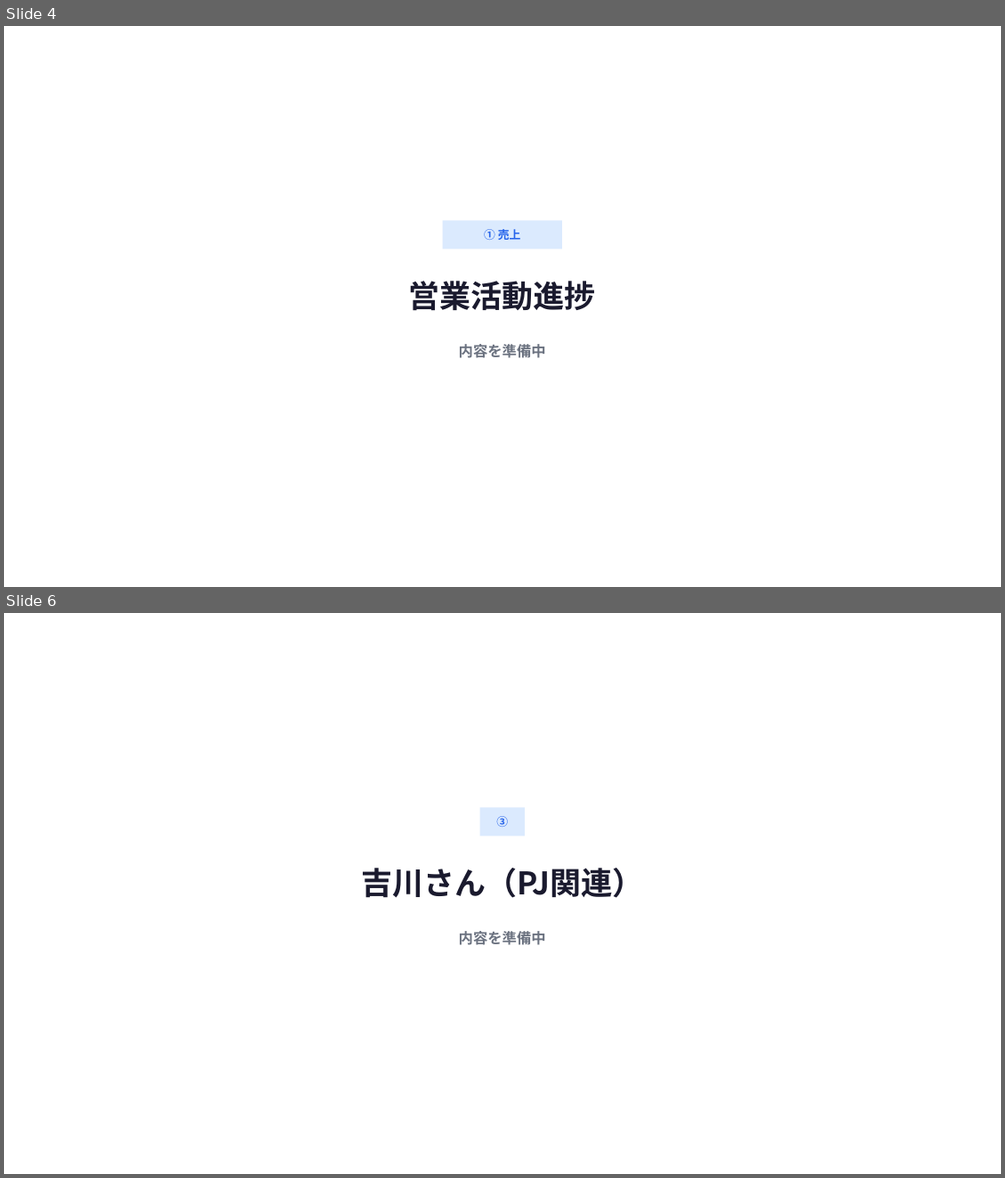
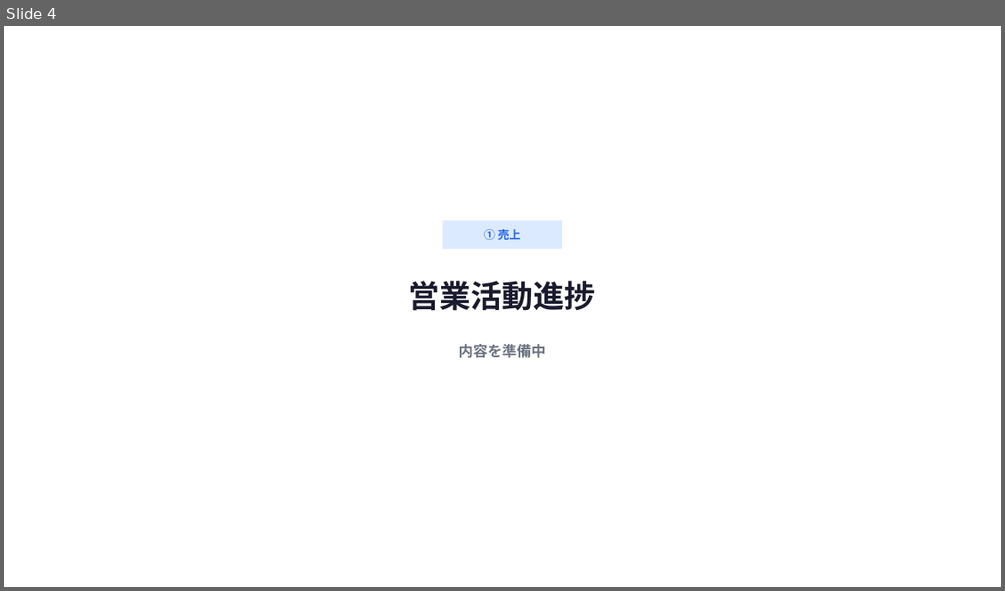
Before and after one commit to horihorihorihorichiz/-, a slide deck: slides/exports/sales-meeting.pptx. Shown one above the other, each under a label of ours: slides 4 and 6 before the commit, slide 4 after it; the slides between them are not shown. The pictures are 1005x1178 and 1005x591 pixels, drawn with LibreOffice and Linux fonts; fonts in the diff are those of the drawing. Boxes give left, top, right and bottom in pixels: in the first picture for what was removed or moved away, otherwise in the second. Text is boxed around its words. In the diff, an @@ line names an element or a change of style, - is before the commit and + after.

```diff
--- a/slides/exports/sales-meeting.pptx
+++ b/slides/exports/sales-meeting.pptx
@@ slide 6 removed at (x1=4, y1=613, x2=1001, y2=1174), background #FFFFFF @@
@@ rectangle removed at (x1=480, y1=807, x2=526, y2=835) @@
@@ text removed at (x1=496, y1=816, x2=508, y2=827) @@
-③
@@ text removed at (x1=361, y1=868, x2=644, y2=898) @@
-吉川さん（PJ関連）
@@ text removed at (x1=459, y1=931, x2=546, y2=945) @@
-内容を準備中
```
Also in this commit, not shown: 3 other slides removed, 2 other files.
